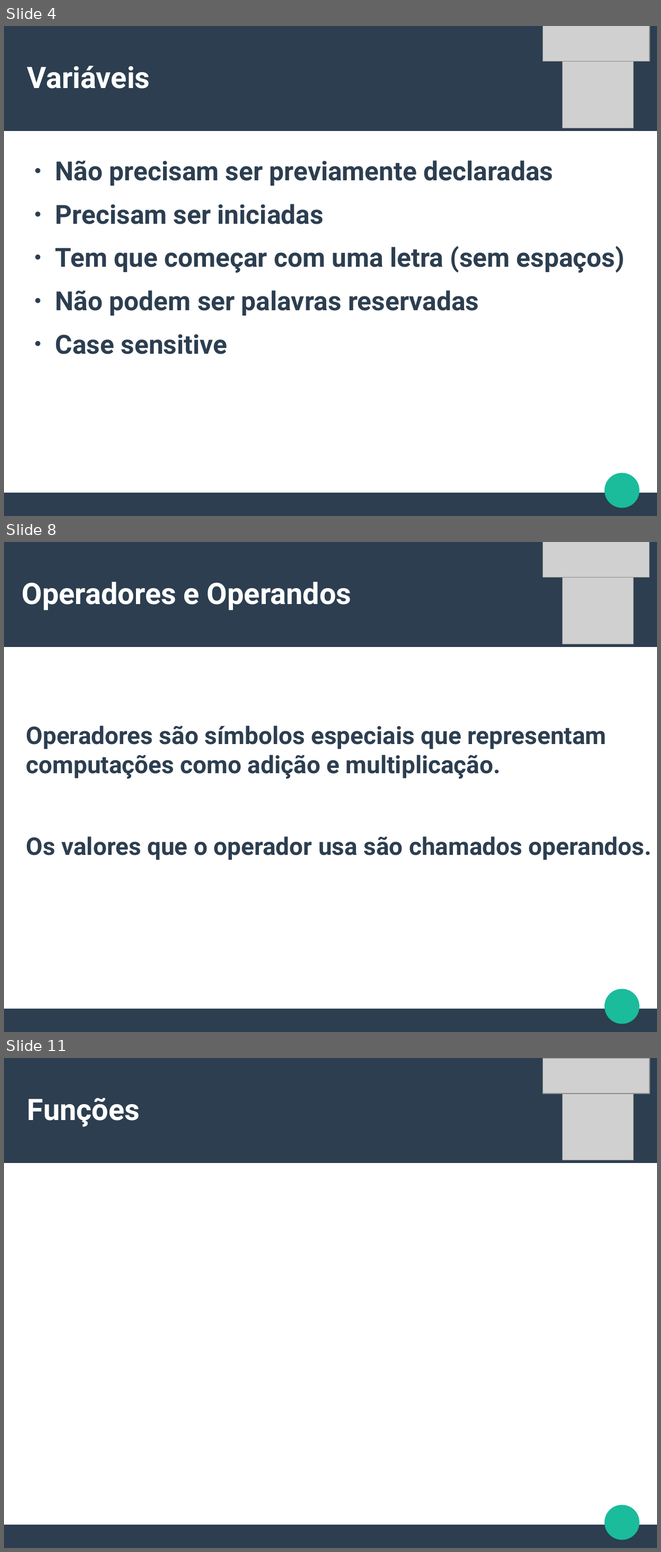
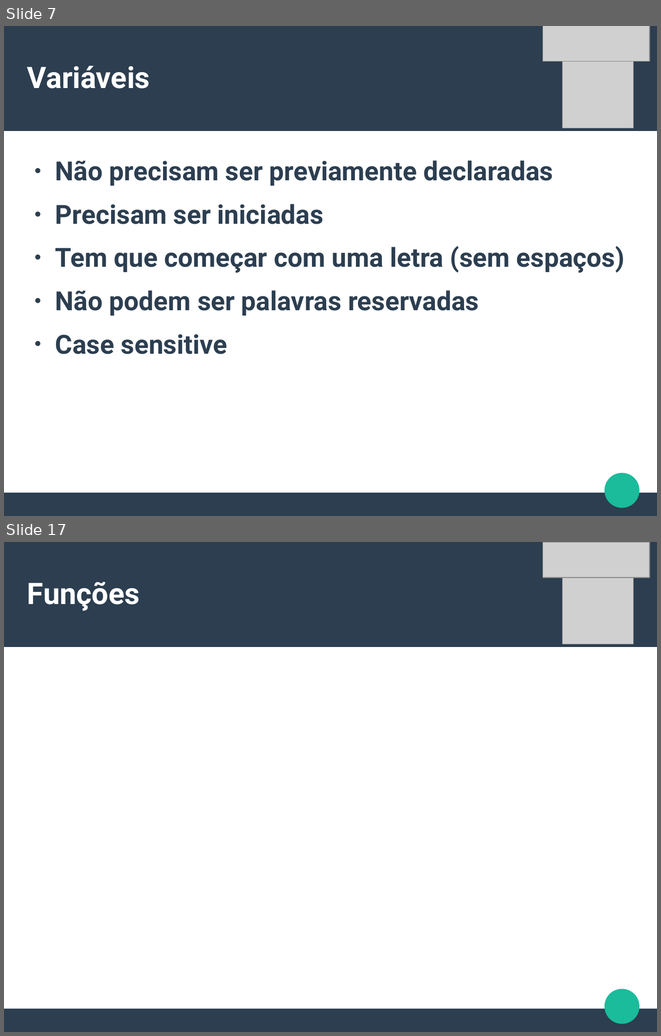
Before and after one commit to CalicoUFSC/minicurso-python, a slide deck: Aula1/Aula1.odp. Shown one above the other, each under a label of ours: slides 4, 8 and 11 before the commit, slides 7 and 17 after it; the slides between them are not shown. The pictures are 661x1552 and 661x1036 pixels, drawn with LibreOffice and Linux fonts; fonts in the diff are those of the drawing; grey boxes stand for pictures. Boxes give left, top, right and bottom in pixels: in the first picture for what was removed or moved away, otherwise in the second. Text is boxed around its words. In the diff, an @@ line names an element or a change of style, - is before the commit and + after.

```diff
--- a/Aula1/Aula1.odp
+++ b/Aula1/Aula1.odp
@@ slide 8 removed at (x1=4, y1=542, x2=657, y2=1032), background #FFFFFF; not listed: 3 template elements that a slide beside it also shows @@
@@ picture removed at (x1=543, y1=542, x2=650, y2=578) @@
@@ picture removed at (x1=563, y1=573, x2=634, y2=644) @@
@@ title removed at (x1=22, y1=582, x2=352, y2=610) @@
-Operadores e Operandos
@@ text removed at (x1=26, y1=725, x2=652, y2=860) @@
-Operadores são símbolos especiais que representam computações como adição e multiplicação.
-Os valores que o operador usa são chamados operandos.
@@ what was slide 4 is now slide 7 @@
@@ what was slide 11 is now slide 17 @@
```
Also in this commit, not shown: 6 slides changed, 7 slides added, 2 other slides removed, 7 other files.
